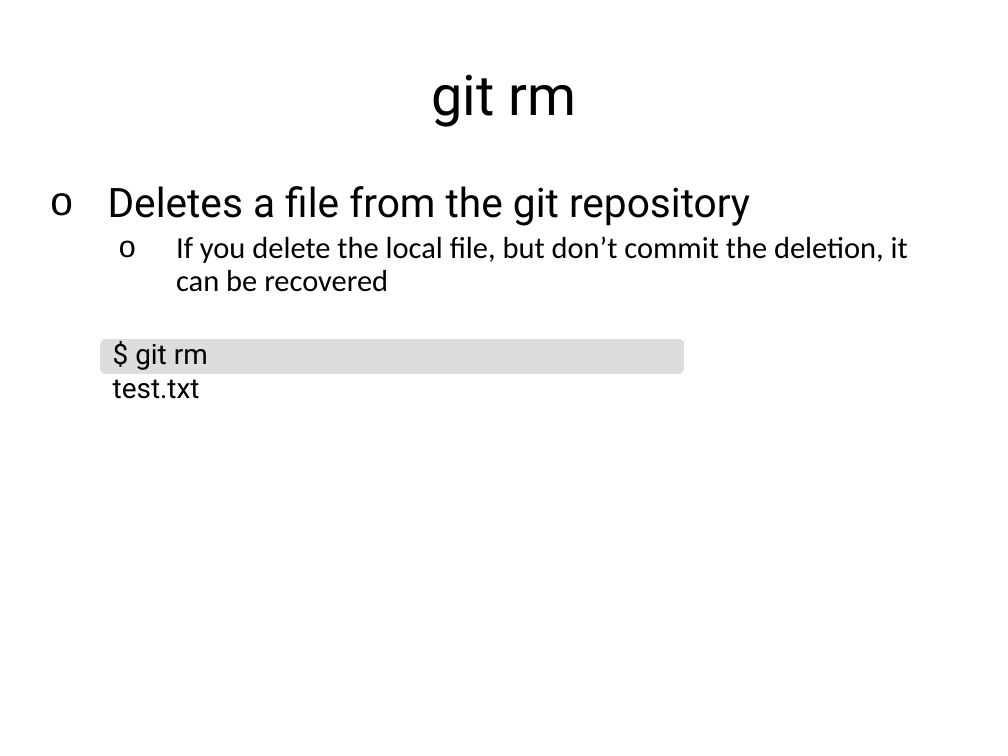
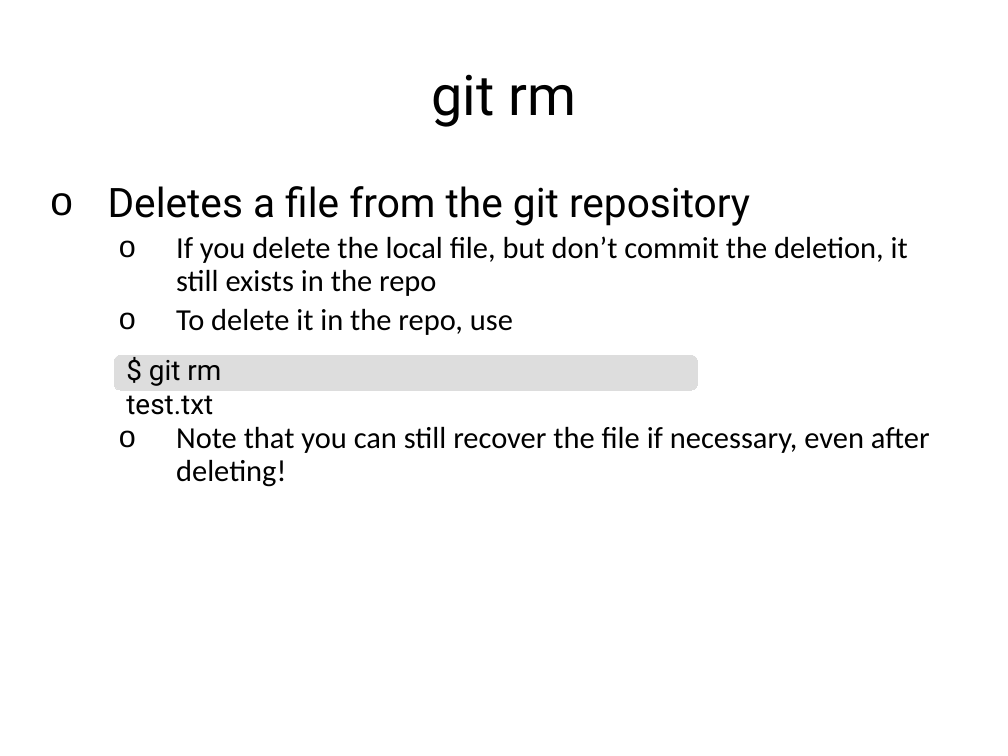
Before and after one commit to rachelplayer/isg-playground, a slide deck: slide 30 of git_workshop.pptx (slide 27 before the commit). Drawn at 1008x756 pixels with LibreOffice and Linux fonts; fonts in the diff are those of the drawing. Boxes give left, top, right and bottom in pixels: in the first picture for what was removed or moved away, otherwise in the second. Text is boxed around its words. In the diff, an @@ line names an element or a change of style, - is before the commit and + after.

```diff
--- a/git_workshop.pptx
+++ b/git_workshop.pptx
@@ text at (176,236,930,487): text changed @@
-  o If you delete the local file, but don’t commit the deletion, it can be recovered
+  o If you delete the local file, but don’t commit the deletion, it still exists in the repo
+  o To delete it in the repo, use
+  o Note that you can still recover the file if necessary, even after deleting!
@@ freeform shape: place and size @@
-freeform shape at (101,339,684,374)
+freeform shape at (114,356,698,391)
@@ text "$ git rm test.txt": place and size @@
-text "$ git rm test.txt" at (113,344,208,399)
+text "$ git rm test.txt" at (126,360,221,415)
```
Also in this commit, not shown: 12 other slides changed, 5 slides added, 5 slides removed, 1 other file.
